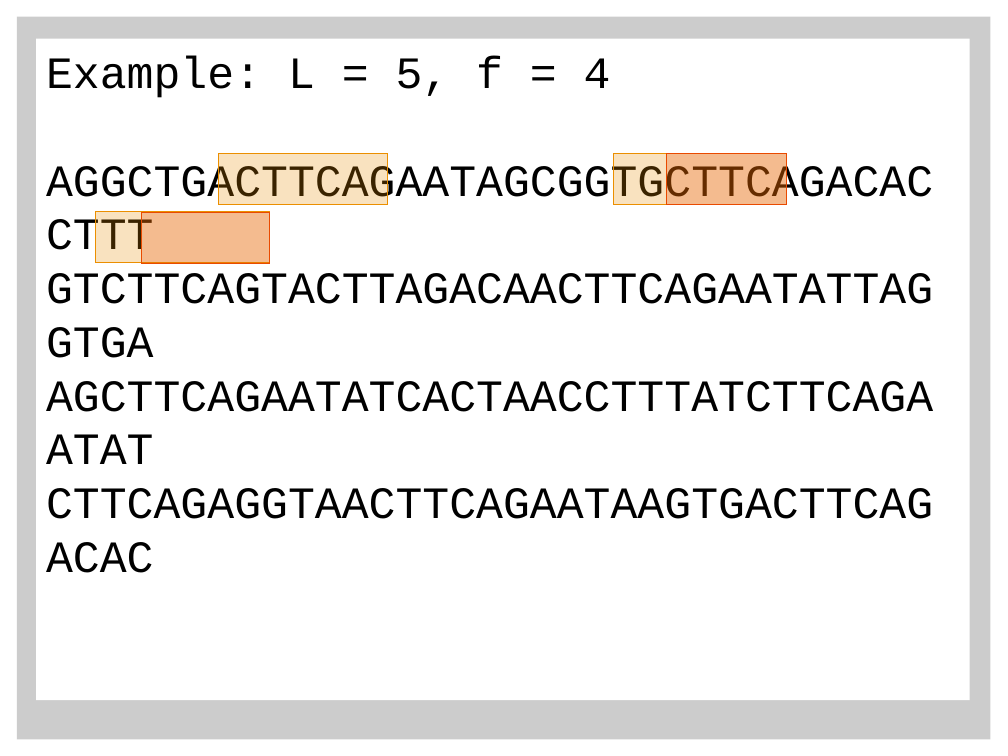
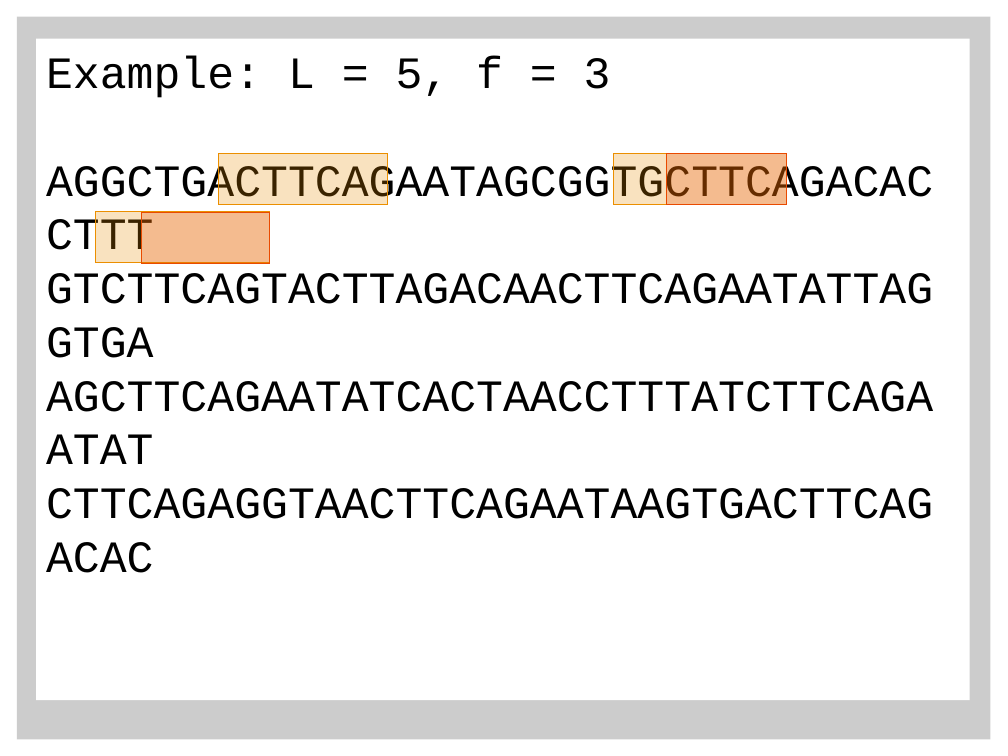
Before and after one commit to schaefce/proposal, a slide deck: slide 21 of GLBio.pptx (slide 16 before the commit). Drawn at 1008x756 pixels with LibreOffice and Linux fonts; fonts in the diff are those of the drawing. Boxes give left, top, right and bottom in pixels: in the first picture for what was removed or moved away, otherwise in the second. Text is boxed around its words. In the diff, an @@ line names an element or a change of style, - is before the commit and + after.

```diff
--- a/GLBio.pptx
+++ b/GLBio.pptx
@@ text in rectangle at box(46, 56, 611, 98): text changed @@
-Example: L = 5, f = 4
+Example: L = 5, f = 3
```
Also in this commit, not shown: 9 other slides changed, 7 slides added.
